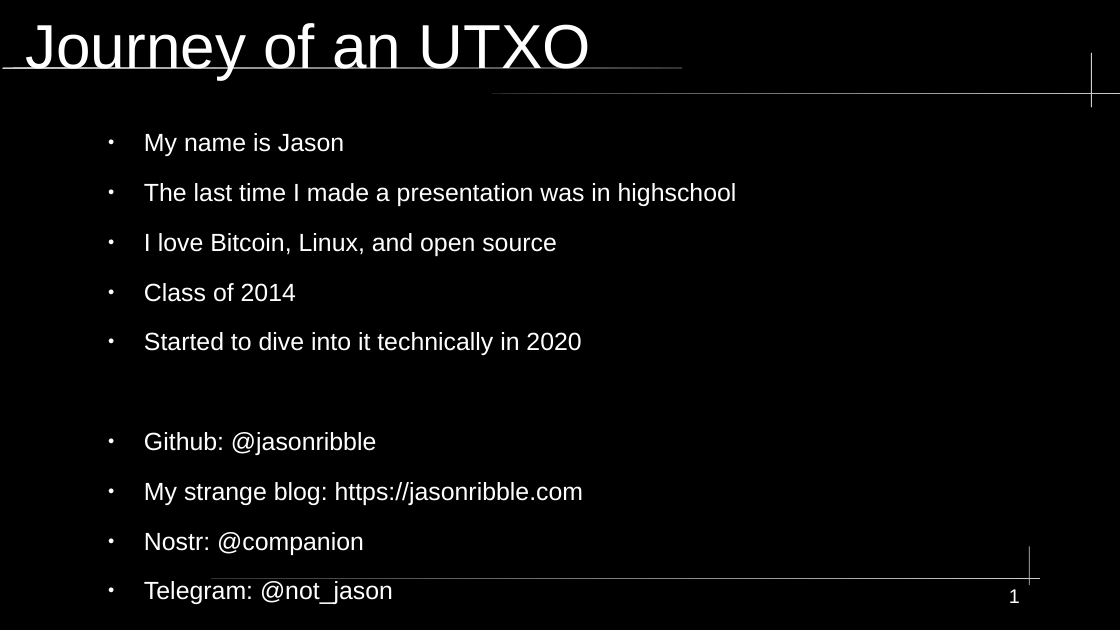
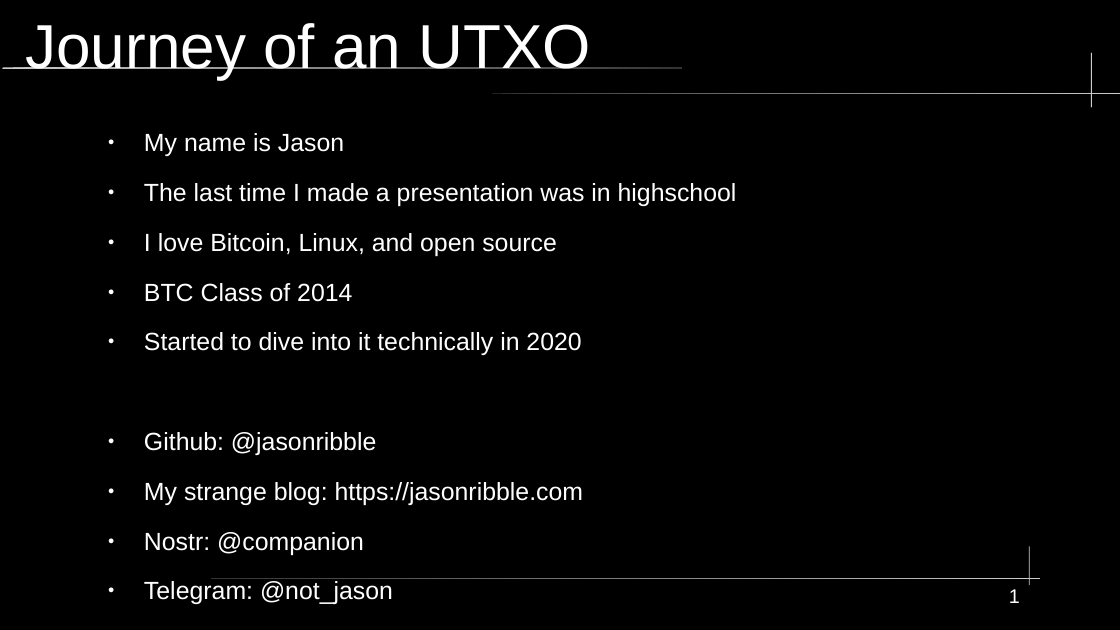
Before and after one commit to jasonribble/journey-of-an-utxo, a slide deck: slide 1 of slides.odp. Drawn at 1120x630 pixels with LibreOffice and Linux fonts; fonts in the diff are those of the drawing. Boxes give left, top, right and bottom in pixels: in the first picture for what was removed or moved away, otherwise in the second. Text is boxed around its words. In the diff, an @@ line names an element or a change of style, - is before the commit and + after.

```diff
--- a/slides.odp
+++ b/slides.odp
@@ text at box(144, 283, 352, 302): text changed @@
-● Class of 2014
+● BTC Class of 2014
```
Also in this commit, not shown: 4 other slides changed.
